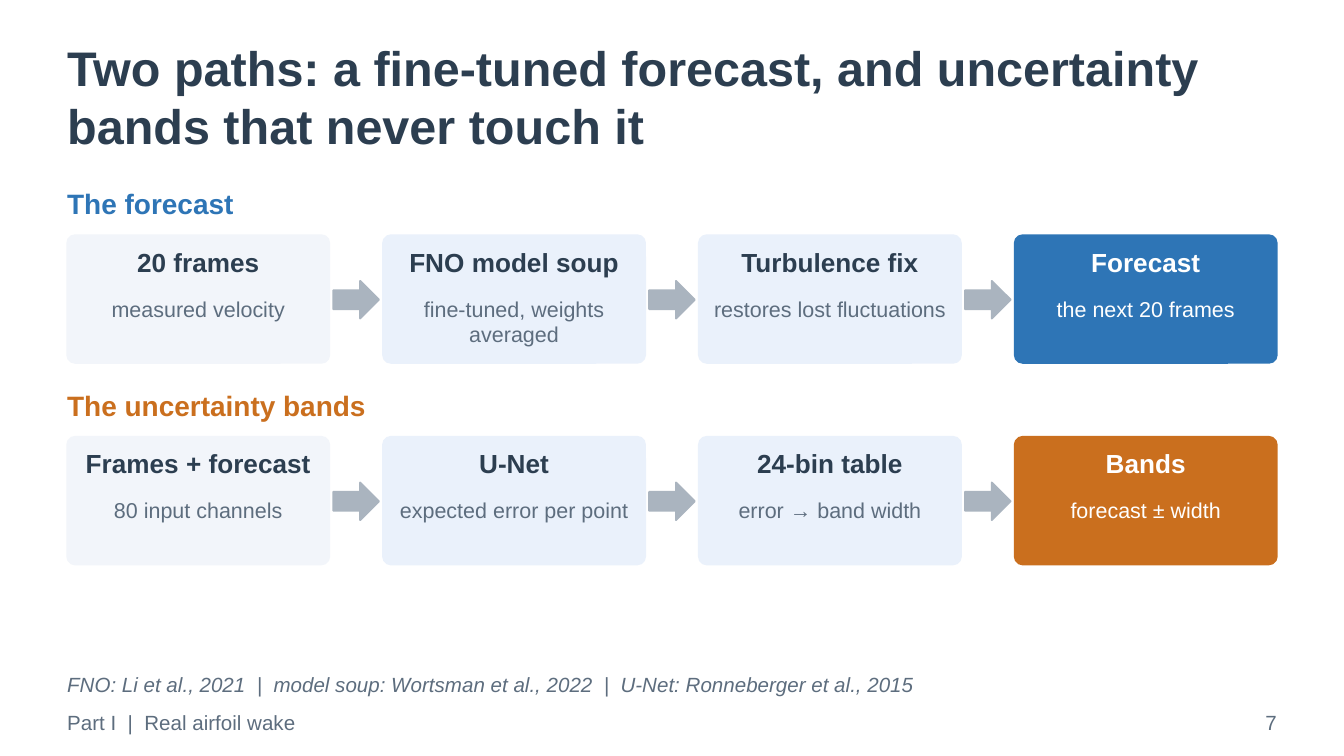
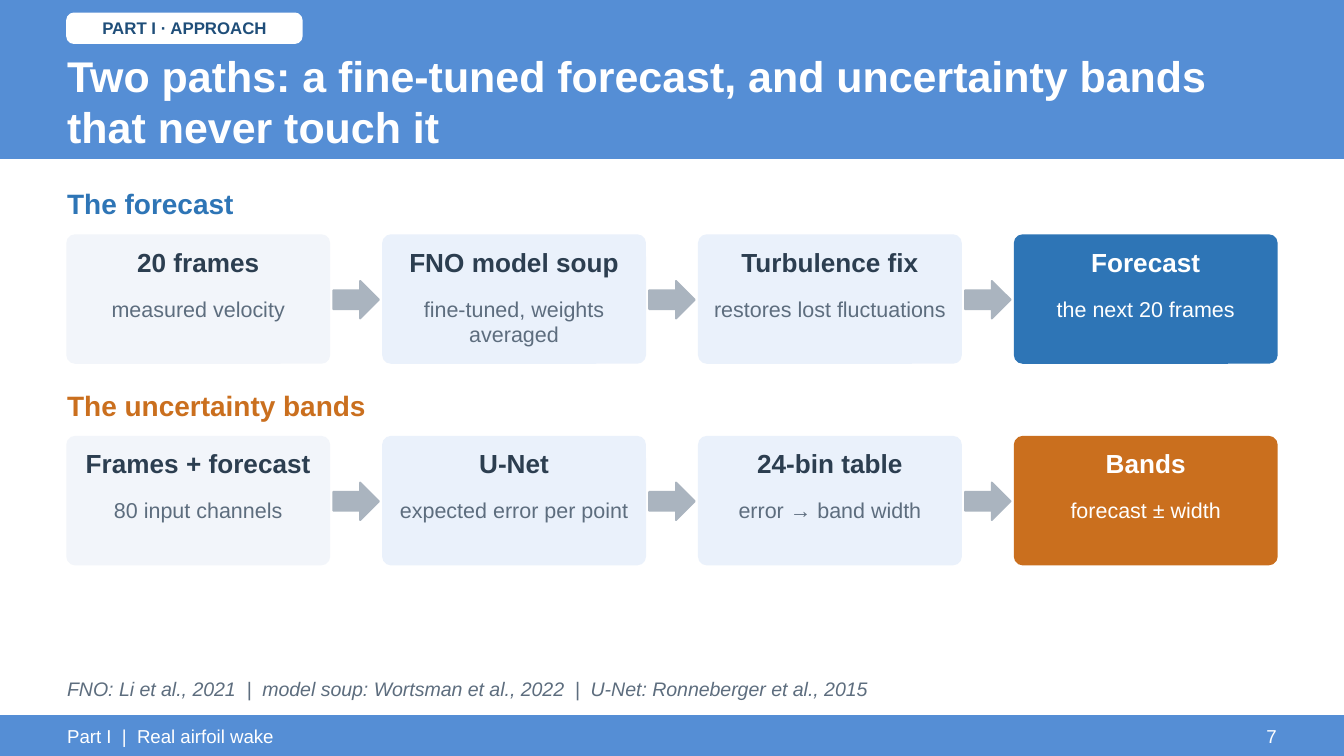
Before and after one commit to ARYAMANN7279/aurora-from-scratch-jax, a slide deck: slide 7 of UGP_Final/UGP_Final_Presentation.pptx. Drawn at 1344x756 pixels with LibreOffice and Linux fonts; fonts in the diff are those of the drawing. Boxes give left, top, right and bottom in pixels: in the first picture for what was removed or moved away, otherwise in the second. Text is boxed around its words. In the diff, an @@ line names an element or a change of style, - is before the commit and + after.

Commit message:
UGP_Final: deck restyled to the UGP-I/II look (light-blue covers, blue header band), approach/finding tags on every slide, Part I and Part II summary slides; unused figures and their code removed

```diff
--- a/UGP_Final/UGP_Final_Presentation.pptx
+++ b/UGP_Final/UGP_Final_Presentation.pptx
@@ rectangle added at (x1=0, y1=0, x2=1344, y2=159), fill #558ED5, outline #558ED5 1 pt @@
@@ rounded rectangle added at (x1=67, y1=13, x2=302, y2=43), fill #FFFFFF, outline #FFFFFF 1 pt @@
@@ text added at (x1=102, y1=22, x2=266, y2=34), 9 pt, text #1F4E79, bold @@
+PART I · APPROACH
@@ text "Two paths: a fine-tuned forecast, ..." moved from (x1=67, y1=51, x2=1199, y2=145) to (x1=67, y1=61, x2=1206, y2=144) @@
@@ text "Two paths: a fine-tuned forecast, ..." at (x1=67, y1=61, x2=1206, y2=144): size 26 to 23 pt, text colour #2C3E50 to #FFFFFF; vertical alignment top to middle @@
@@ text "FNO: Li et al., 2021 ..." at (x1=67, y1=682, x2=867, y2=700): size 11 to 10.5 pt @@
@@ rectangle added at (x1=0, y1=716, x2=1344, y2=755), fill #558ED5, outline #558ED5 1 pt @@
@@ text "Part I | Real airfoil ..." moved from (x1=67, y1=715, x2=295, y2=730) to (x1=67, y1=729, x2=273, y2=743) @@
@@ text "Part I | Real airfoil ..." at (x1=67, y1=729, x2=273, y2=743): size 11 to 10 pt, text colour #5D6D7E to #FFFFFF @@
@@ text "7" moved from (x1=1265, y1=716, x2=1276, y2=730) to (x1=1266, y1=730, x2=1276, y2=743) @@
@@ text "7" at (x1=1266, y1=730, x2=1276, y2=743): size 11 to 10 pt, text colour #5D6D7E to #FFFFFF @@
```
Also in this commit, not shown: 37 other slides changed, 2 slides added, 15 other files.
